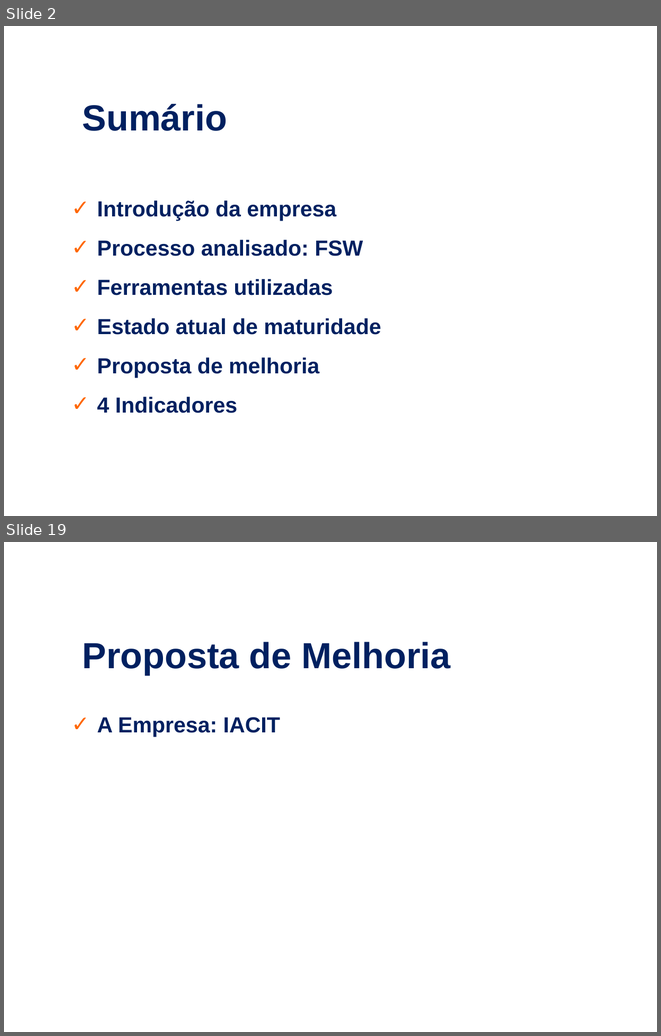
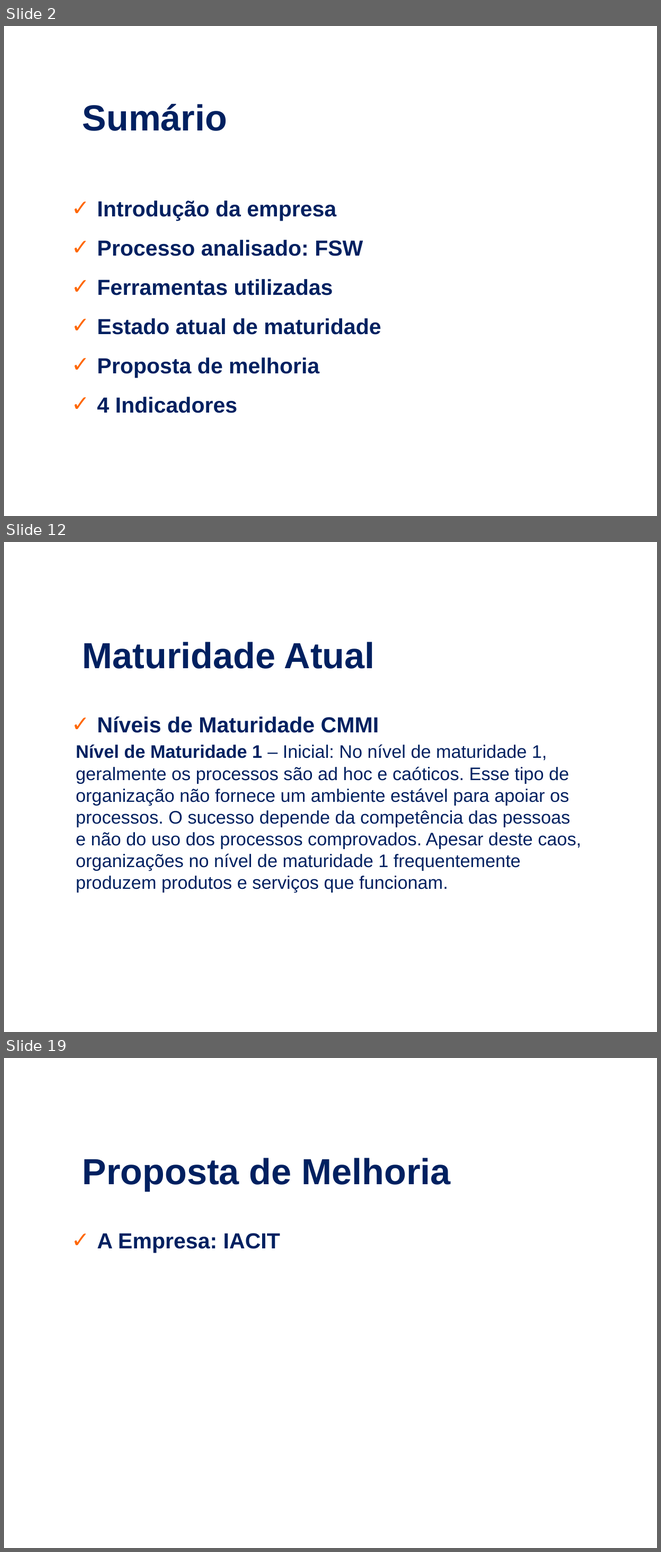
Before and after one commit to eccentricexit/softeng2_2017, a slide deck: ed-projetos-comp/ed-proj-comp.ppt. Shown one above the other, each under a label of ours: slides 2 and 19 before the commit, slides 2, 12 and 19 after it; the slides between them are not shown. The pictures are 661x1036 and 661x1552 pixels, drawn with LibreOffice and Linux fonts; fonts in the diff are those of the drawing; background and template pictures are left out. Boxes give left, top, right and bottom in pixels: in the first picture for what was removed or moved away, otherwise in the second. Text is boxed around its words. In the diff, an @@ line names an element or a change of style, - is before the commit and + after.

```diff
--- a/ed-projetos-comp/ed-proj-comp.ppt
+++ b/ed-projetos-comp/ed-proj-comp.ppt
@@ slide 12 added at [4, 542, 657, 1032], background picture (left out) @@
@@ text added at [82, 642, 375, 669], 40 pt, text #002060, bold @@
+Maturidade Atual
@@ text added at [97, 716, 379, 733], 24 pt, text #002060, bold @@
+  ✓ Níveis de Maturidade CMMI
@@ text added at [76, 744, 581, 892], 20 pt, text #002060 @@
+Nível de Maturidade 1 – Inicial: No nível de maturidade 1, geralmente os processos são ad hoc e caóticos. Esse tipo de organização não fornece um ambiente estável para apoiar os processos. O sucesso depende da competência das pessoas e não do uso dos processos comprovados. Apesar deste caos, organizações no nível de maturidade 1 frequentemente produzem produtos e serviços que funcionam.
```
Also in this commit, not shown: 5 slides changed, 10 other slides added, 10 slides removed, 1 other file.
